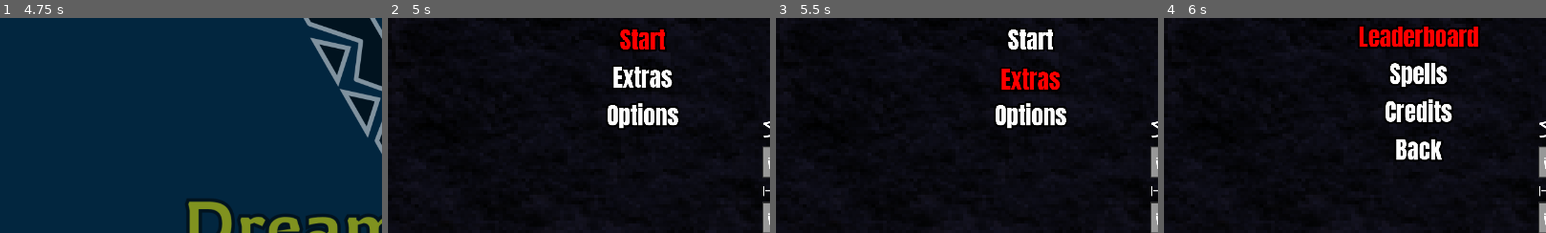
Above: before the commit, frames 1-4 (left to right).
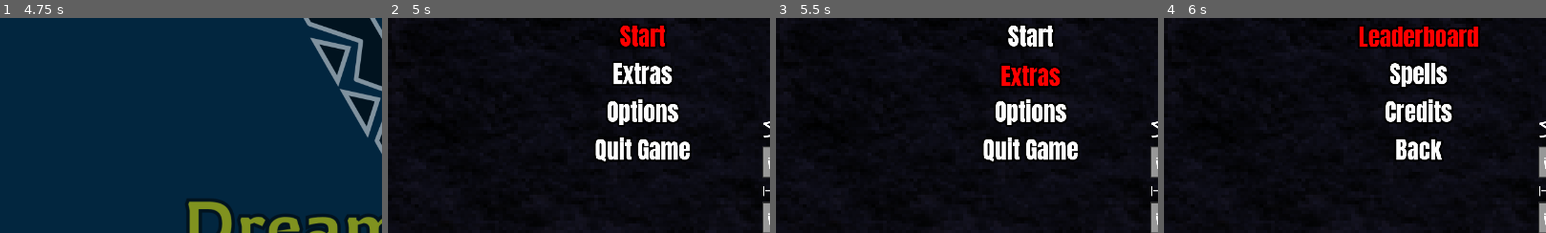
Above: after the commit, the same moments.

Repository: dreamblader/rune_ruckus
Game: Godot game, scene res://splash/splash_scene.tscn
The game is run twice, just before and just after one commit, with the same random seed, the same clock (stepped at 60 frames per second) and the same inputs.
Inputs:
- Up to frame 1 (4.75 s): tap Enter (ui_accept) at 0.5, 0.77, 1.52, 2, 2.75, 3.02, 3.5, 3.77, 4.25, 4.52 s; hold Right (ui_right) 0.53-1.28 s; hold S (drop) 0.53-1.28 s; hold Down (ui_down) 1.28-2.03 s; tap A (rotate_l) at 1.35 s; hold Right (ui_right) 2.03-2.78 s; hold D (rotate_r) 2.03-2.78 s; hold Up (ui_up) 2.78-3.53 s; tap S (drop) at 2.85 s; hold A (rotate_l) 3.53-4.28 s; hold Left (ui_left) from 3.53 s (still down); tap D (rotate_r) at 4.35 s
- Up to frame 2 (5 s): keep holding Left (ui_left)
- Up to frame 3 (5.5 s): release Left (ui_left) at 5.03 s; hold Down (ui_down) from 5.03 s (still down); hold S (drop) from 5.03 s (still down)
- Up to frame 4 (6 s): tap Enter (ui_accept) at 5.75 s; release Down (ui_down) at 5.78 s; release S (drop) at 5.78 s; hold Right (ui_right) from 5.78 s (still down); tap A (rotate_l) at 5.85 s
The pictures show only the part of the screen within x 0-50%, y 44-94%; the shares and areas given below are measured in that part.

Frame 1 is identical in both runs. In frame 2, 4.2% of the frame differs, in the area x 54-79%, y 3-67%; in frame 3, 4.1%; in frame 4, nothing differs.

Commit message:
options menu start

Diff:
--- a/game_scene.tscn
+++ b/game_scene.tscn
@@ -112,6 +112,7 @@
 
 [node name="Menu" parent="." instance=ExtResource( 8 )]
 position = Vector2( 640, 360 )
+options = [ "Start", "Extras", "Options", "Quit Game" ]
 
 [connection signal="emit_chain" from="Content/MidContainer/Control/ViewPortBorder/ViewportContainer/Viewport/Board" to="." method="_on_Board_emit_chain"]
 [connection signal="emit_orb" from="Content/MidContainer/Control/ViewPortBorder/ViewportContainer/Viewport/Board" to="." method="_on_Board_emit_orb"]
--- /dev/null
+++ b/options/options_scene.tscn
@@ -0,0 +1,107 @@
+[gd_scene load_steps=6 format=2]
+
+[ext_resource path="res://misc/backgrounds/wall.jpg" type="Texture" id=1]
+[ext_resource path="res://font/Anton-Regular.ttf" type="DynamicFontData" id=2]
+[ext_resource path="res://font/impact_font.tres" type="DynamicFont" id=3]
+
+[sub_resource type="DynamicFont" id=1]
+size = 80
+outline_size = 5
+font_data = ExtResource( 2 )
+
+[sub_resource type="DynamicFont" id=2]
+size = 65
+outline_size = 5
+font_data = ExtResource( 2 )
+
+[node name="Options" type="Control"]
+anchor_right = 1.0
+anchor_bottom = 1.0
+
+[node name="Background" type="TextureRect" parent="."]
+modulate = Color( 0.1512, 0.1512, 0.27, 1 )
+anchor_right = 1.0
+anchor_bottom = 1.0
+texture = ExtResource( 1 )
+expand = true
+
+[node name="Options" type="Label" parent="."]
+anchor_left = 0.5
+anchor_right = 0.5
+margin_left = -120.0
+margin_right = 120.0
+margin_bottom = 122.0
+custom_colors/font_outline_modulate = Color( 0, 0, 0, 1 )
+custom_fonts/font = SubResource( 1 )
+text = "Options"
+
+[node name="Menu" type="CenterContainer" parent="."]
+anchor_left = 0.5
+anchor_right = 0.5
+anchor_bottom = 1.0
+margin_left = -320.0
+margin_top = 120.0
+margin_right = 320.0
+
+[node name="Main" type="VBoxContainer" parent="Menu"]
+margin_left = 87.0
+margin_top = 219.0
+margin_right = 553.0
+margin_bottom = 741.0
+
+[node name="Video" type="VBoxContainer" parent="Menu/Main"]
+margin_right = 466.0
+margin_bottom = 259.0
+
+[node name="Title" type="Label" parent="Menu/Main/Video"]
+margin_right = 466.0
+margin_bottom = 99.0
+custom_colors/font_outline_modulate = Color( 0, 0, 0, 1 )
+custom_fonts/font = SubResource( 2 )
+text = "Video"
+align = 1
+
+[node name="Fullscreen" type="Label" parent="Menu/Main/Video"]
+margin_top = 103.0
+margin_right = 466.0
+margin_bottom = 179.0
+custom_colors/font_outline_modulate = Color( 0, 0, 0, 1 )
+custom_fonts/font = ExtResource( 3 )
+text = "Fullscreen: Off"
+
+[node name="Resolution" type="Label" parent="Menu/Main/Video"]
+margin_top = 183.0
+margin_right = 466.0
+margin_bottom = 259.0
+custom_colors/font_outline_modulate = Color( 0, 0, 0, 1 )
+custom_fonts/font = ExtResource( 3 )
+text = "Resolution: 1920 x 1080"
+
+[node name="Audio" type="VBoxContainer" parent="Menu/Main"]
+margin_top = 263.0
+margin_right = 466.0
+margin_bottom = 522.0
+
+[node name="Title" type="Label" parent="Menu/Main/Audio"]
+margin_right = 466.0
+margin_bottom = 99.0
+custom_colors/font_outline_modulate = Color( 0, 0, 0, 1 )
+custom_fonts/font = SubResource( 2 )
+text = "Audio"
+align = 1
+
+[node name="Fullscreen" type="Label" parent="Menu/Main/Audio"]
+margin_top = 103.0
+margin_right = 466.0
+margin_bottom = 179.0
+custom_colors/font_outline_modulate = Color( 0, 0, 0, 1 )
+custom_fonts/font = ExtResource( 3 )
+text = "Fullscreen: Off"
+
+[node name="Resolution" type="Label" parent="Menu/Main/Audio"]
+margin_top = 183.0
+margin_right = 466.0
+margin_bottom = 259.0
+custom_colors/font_outline_modulate = Color( 0, 0, 0, 1 )
+custom_fonts/font = ExtResource( 3 )
+text = "Resolution: 1920 x 1080"
--- a/ui/menu/start_menu/start_menu_script.gd
+++ b/ui/menu/start_menu/start_menu_script.gd
@@ -90,6 +90,8 @@
 			set_extra_menu()
 		2:
 			emit_signal("option_selected", "options")
+		3:
+			get_tree().quit(0)
 		_:
 			push_error("Selected Index: "+str(selected_index)+" out of bounds @"+name)
 
